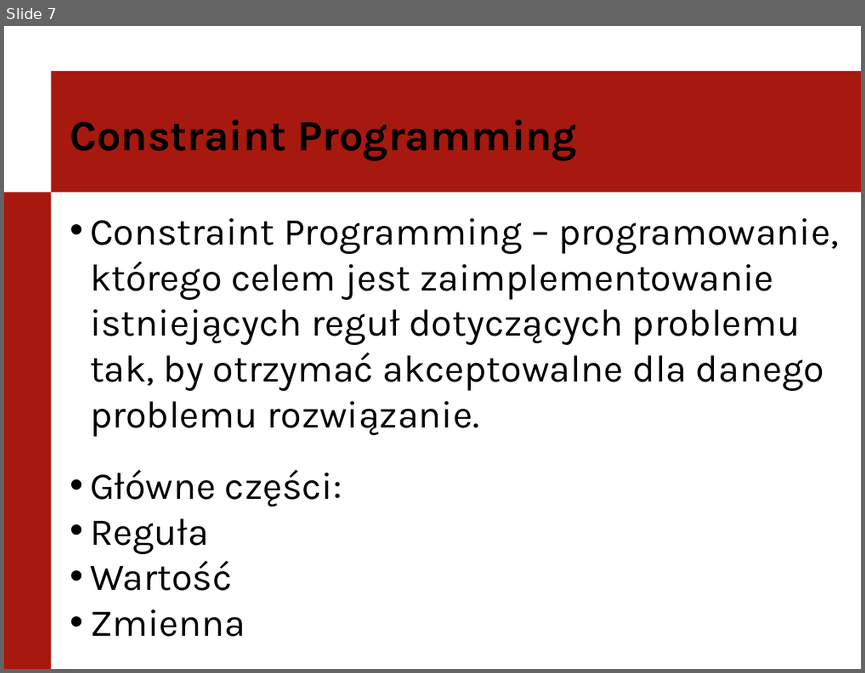
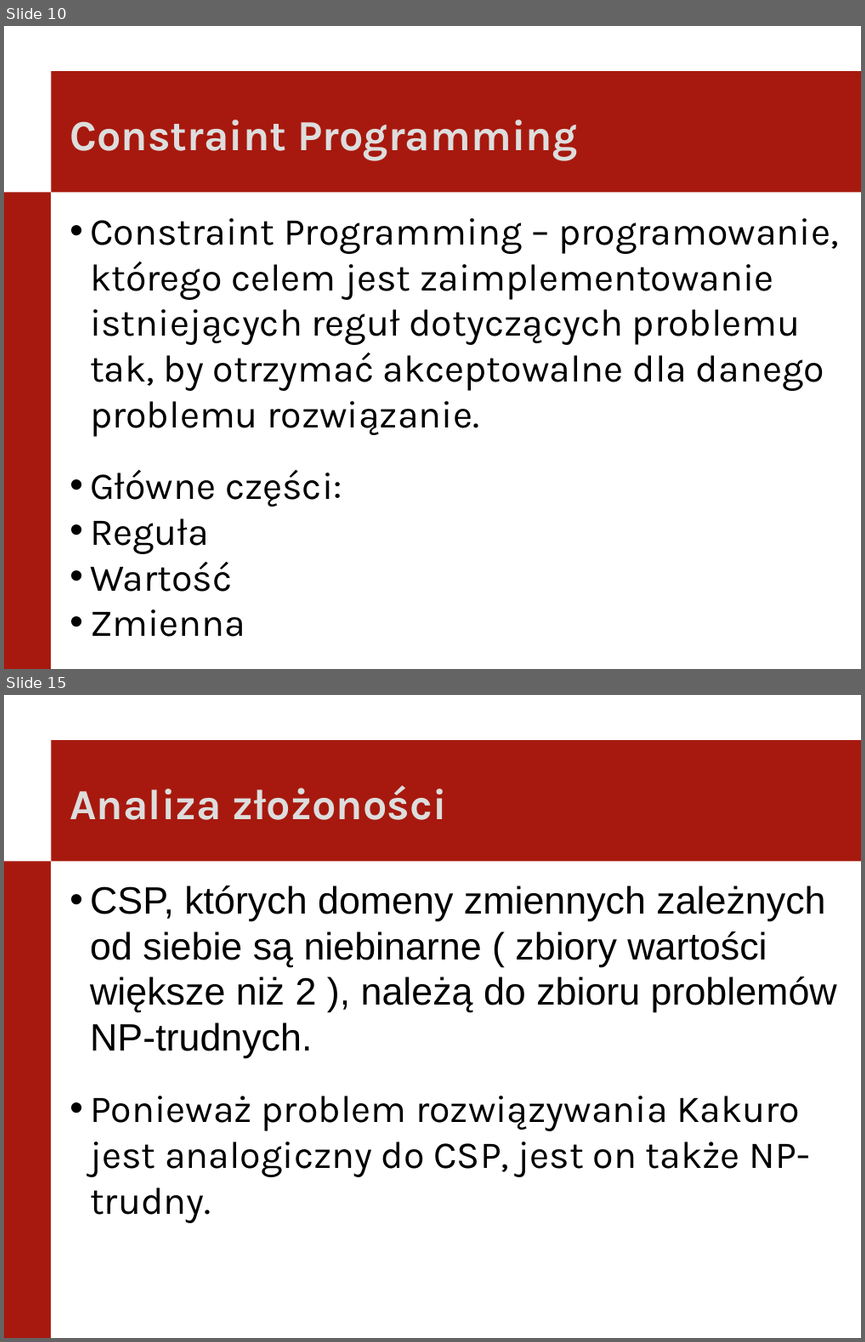
Before and after one commit to itomi/kakuro, a slide deck: Documentation/PierwszaPrezentacja.pptx. Shown one above the other, each under a label of ours: slide 7 before the commit, slides 10 and 15 after it; the slides between them are not shown. The pictures are 865x673 and 865x1342 pixels, drawn with LibreOffice and Linux fonts; fonts in the diff are those of the drawing; background and template pictures are left out. Boxes give left, top, right and bottom in pixels: in the first picture for what was removed or moved away, otherwise in the second. Text is boxed around its words. In the diff, an @@ line names an element or a change of style, - is before the commit and + after.

```diff
--- a/Documentation/PierwszaPrezentacja.pptx
+++ b/Documentation/PierwszaPrezentacja.pptx
@@ slide 15 added at box(4, 695, 861, 1338), background #FFFFFF; not listed: 2 template elements that a slide beside it also shows @@
@@ text added at box(69, 785, 447, 820), 36 pt, text #DDDDDD, bold @@
+Analiza złożoności
@@ text added at box(90, 885, 837, 1223), 32 pt, text #000000 @@
+• CSP, których domeny zmiennych zależnych od siebie są niebinarne ( zbiory wartości większe niż 2 ), należą do zbioru problemów NP-trudnych.
+• Ponieważ problem rozwiązywania Kakuro jest analogiczny do CSP, jest on także NP-trudny.
@@ what was slide 7 is now slide 10 @@
@@ slide 10 changed as well @@
@@ text "Constraint Programming" at box(69, 120, 577, 161): text colour #000000 to #DDDDDD @@
```
Also in this commit, not shown: 8 other slides changed, 12 other slides added, 1 other file.
